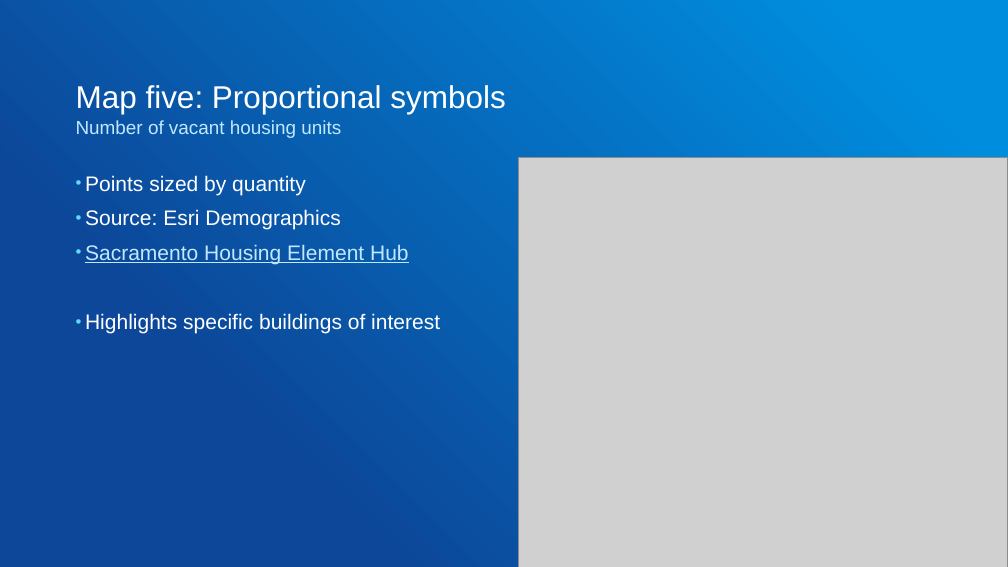
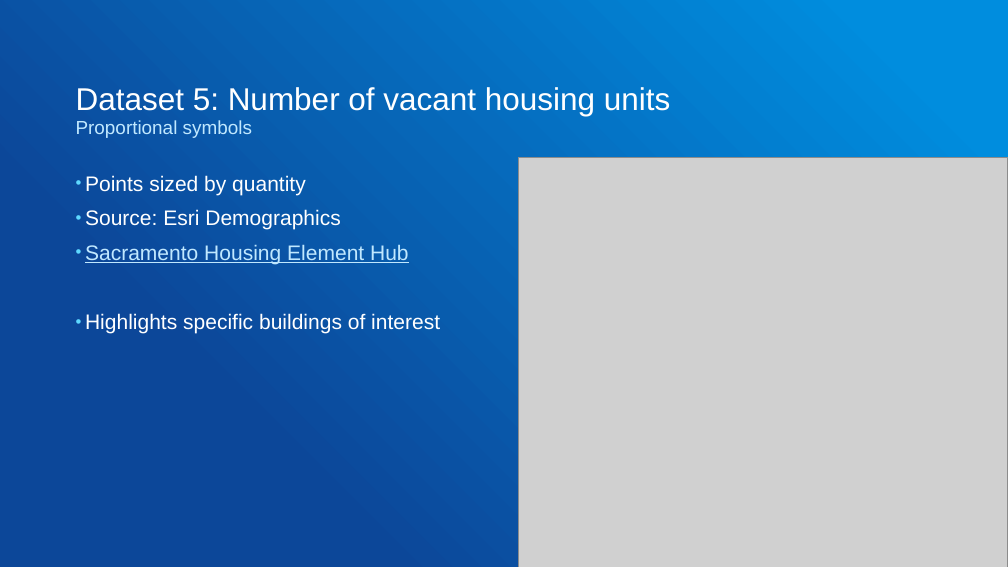
Before and after one commit to gowin20/foss4g-2026-maplibregl-data-visualization, a slide deck: slide 22 of foss4g-maplibre-data-visualization.pptx (slide 20 before the commit). Drawn at 1008x567 pixels with LibreOffice and Linux fonts; fonts in the diff are those of the drawing; grey boxes stand for pictures. Boxes give left, top, right and bottom in pixels: in the first picture for what was removed or moved away, otherwise in the second. Text is boxed around its words. In the diff, an @@ line names an element or a change of style, - is before the commit and + after.

```diff
--- a/foss4g-maplibre-data-visualization.pptx
+++ b/foss4g-maplibre-data-visualization.pptx
@@ title at [76, 87, 670, 116]: text changed; size 18 to 30 pt; text colour #C0E8FF to #FFFFFF @@
-Number of vacant housing units
+Dataset 5: Number of vacant housing units
@@ title "Dataset 5: Number of vacant ..." at [76, 87, 670, 116]: vertical alignment top to bottom @@
@@ text "Proportional symbols" at [76, 120, 252, 138]: vertical alignment bottom to top @@
@@ text at [76, 120, 252, 138]: text changed; size 30 to 18 pt; text colour #FFFFFF to #C0E8FF @@
-Map five: Proportional symbols
+Proportional symbols
```
Also in this commit, not shown: 11 other slides changed, 5 slides added, 4 slides removed, 10 other files.
